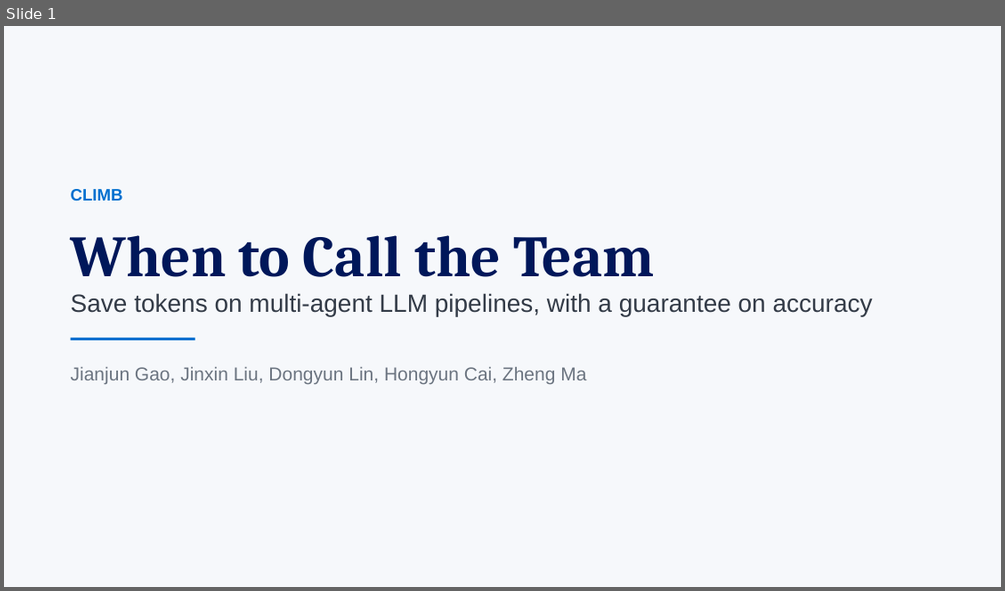
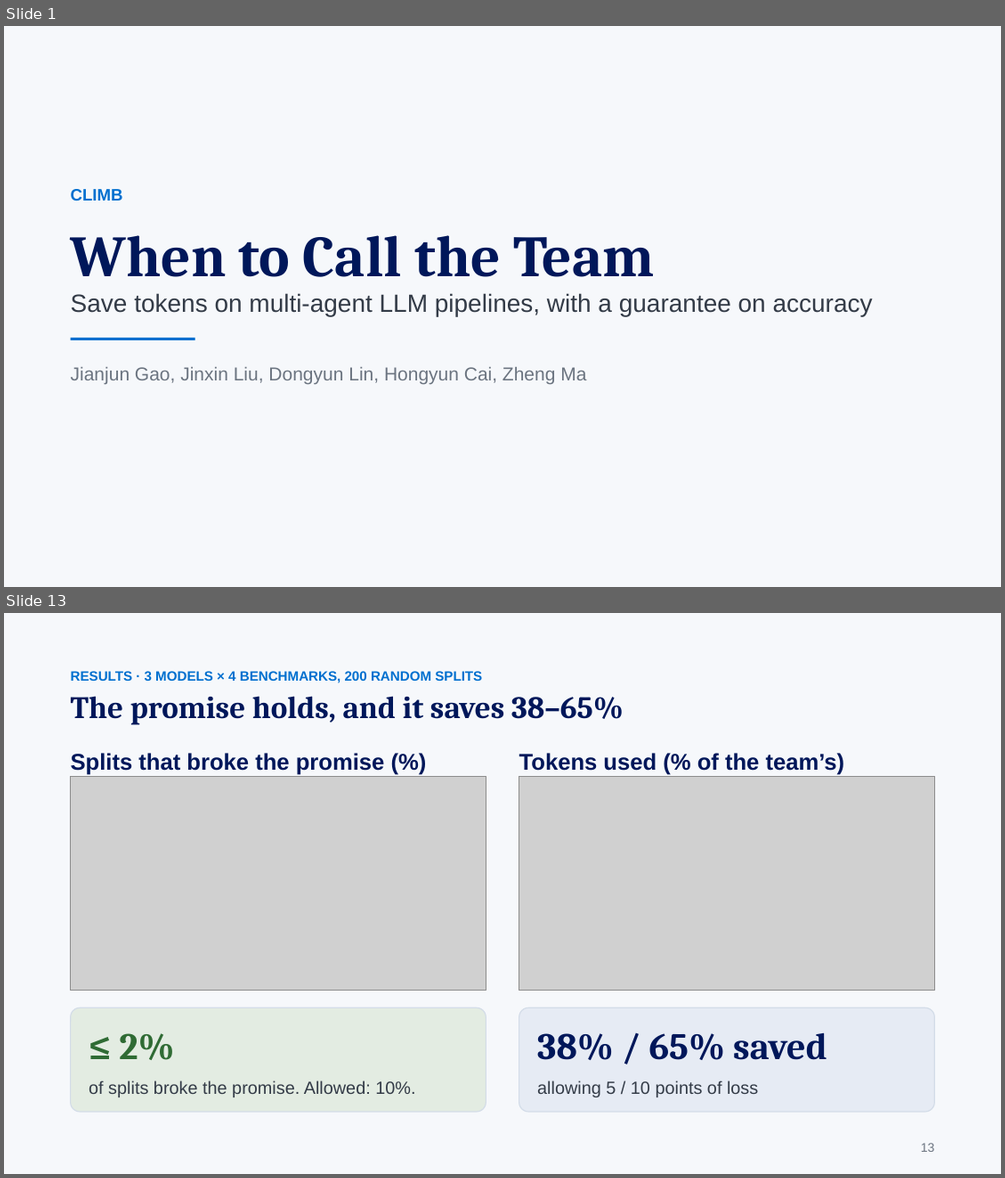
Before and after one commit to gaoj21/tokenbank, a slide deck: slides/CLIMB_talk.pptx. Shown one above the other, each under a label of ours: slide 1 before the commit, slides 1 and 13 after it; the slides between them are not shown. The pictures are 1005x591 and 1005x1178 pixels, drawn with LibreOffice and Linux fonts; fonts in the diff are those of the drawing; grey boxes stand for pictures. Boxes give left, top, right and bottom in pixels: in the first picture for what was removed or moved away, otherwise in the second. Text is boxed around its words. In the diff, an @@ line names an element or a change of style, - is before the commit and + after.

```diff
--- a/slides/CLIMB_talk.pptx
+++ b/slides/CLIMB_talk.pptx
@@ slide 13 added at (x1=4, y1=613, x2=1001, y2=1174), background #F6F8FB @@
@@ text added at (x1=71, y1=671, x2=482, y2=683), 13 pt, text #006FCF, bold @@
+RESULTS · 3 MODELS × 4 BENCHMARKS, 200 RANDOM SPLITS
@@ text added at (x1=71, y1=696, x2=623, y2=725), 30 pt, text #00175A, bold @@
+The promise holds, and it saves 38–65%
@@ text added at (x1=71, y1=753, x2=385, y2=775), 22 pt, text #00175A, bold @@
+Splits that broke the promise (%)
@@ text added at (x1=519, y1=753, x2=845, y2=775), 22 pt, text #00175A, bold @@
+Tokens used (% of the team’s)
@@ picture added at (x1=71, y1=777, x2=486, y2=989) @@
@@ picture added at (x1=519, y1=776, x2=935, y2=989) @@
@@ rounded rectangle added at (x1=71, y1=1008, x2=486, y2=1111), fill #E3ECE2, outline #D3DCE8 1 pt, 17 pt, text #333B47 @@
+≤ 2%
+of splits broke the promise. Allowed: 10%.
@@ rounded rectangle added at (x1=519, y1=1008, x2=935, y2=1111), fill #E6EBF4, outline #D3DCE8 1 pt, 17 pt, text #333B47 @@
+38% / 65% saved
+allowing 5 / 10 points of loss
@@ text added at (x1=921, y1=1143, x2=935, y2=1151), 12 pt, text #6B7480 @@
+13
```
Also in this commit, not shown: 19 slides changed, 5 other slides added, 1 slide removed, 3 other files.
